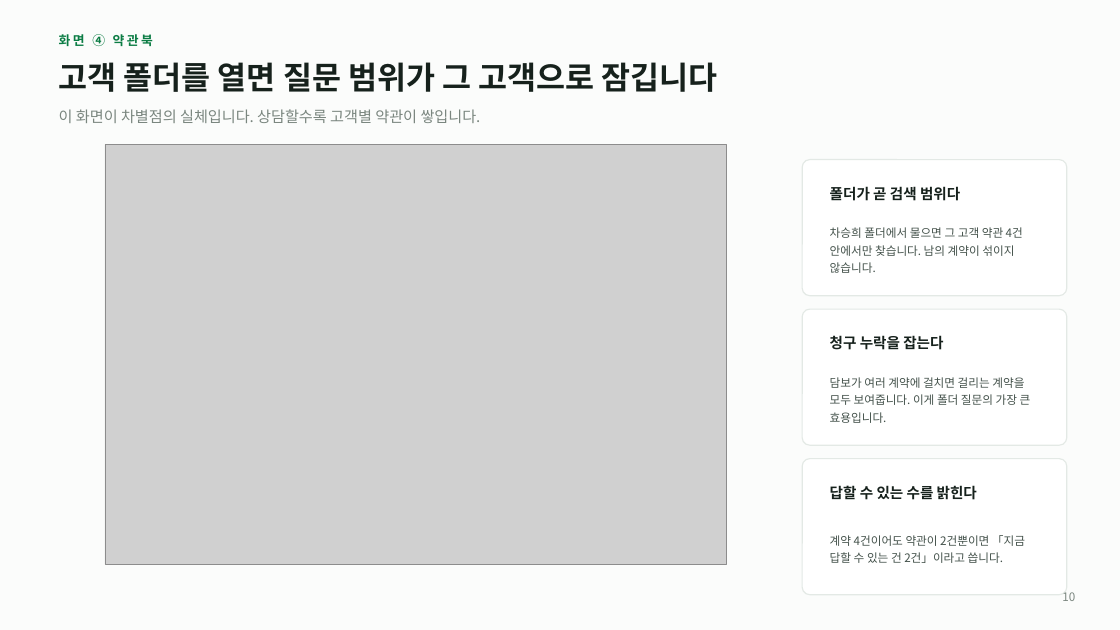
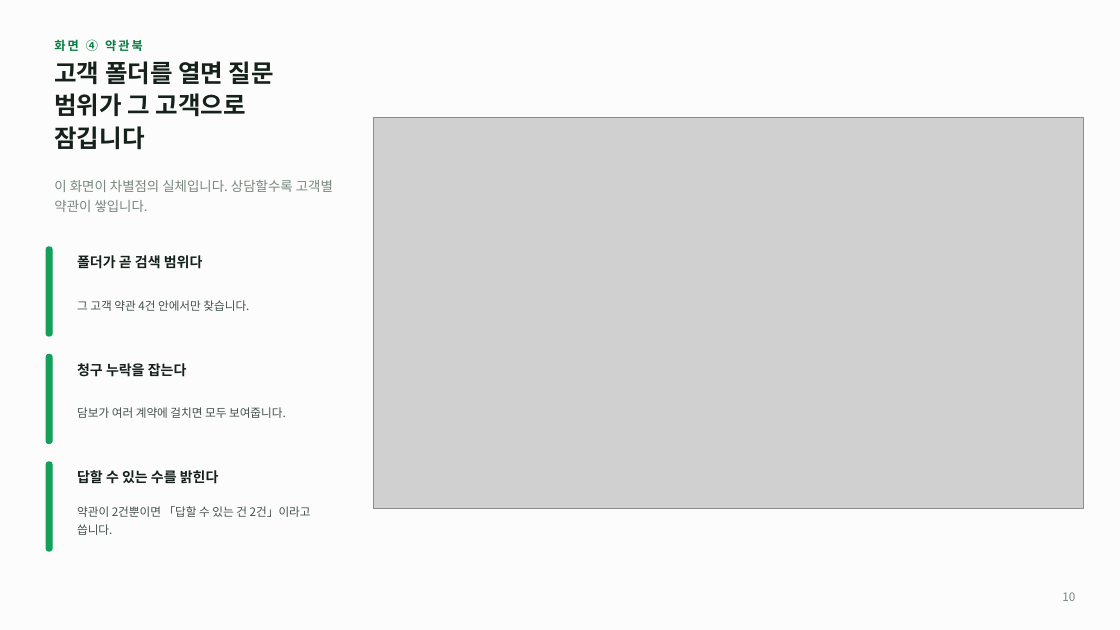
Before and after one commit to acathy870928-hash/chacha6377, a slide deck: slide 10 of docs/Insurance_AI_상담설계.pptx. Drawn at 1120x630 pixels with LibreOffice and Linux fonts; fonts in the diff are those of the drawing; grey boxes stand for pictures. Boxes give left, top, right and bottom in pixels: in the first picture for what was removed or moved away, otherwise in the second. Text is boxed around its words. In the diff, an @@ line names an element or a change of style, - is before the commit and + after.

```diff
--- a/docs/Insurance_AI_상담설계.pptx
+++ b/docs/Insurance_AI_상담설계.pptx
@@ text "고객 폴더를 열면 질문 범위가 ..." at (54,61,274,150): size 27 to 21 pt; line spacing 1 to 28pt @@
@@ text "화면 ④ 약관북" at (54,39,143,51): size 11 to 10.5 pt, letter spacing 2 to 1.8 pt @@
@@ picture added at (374,118,1084,508) @@
@@ picture removed at (105,145,727,565) @@
@@ text "이 화면이 차별점의 실체입니다. 상담할수록 ...": place and size @@
-text "이 화면이 차별점의 실체입니다. 상담할수록 ..." at (59,109,481,123)
+text "이 화면이 차별점의 실체입니다. 상담할수록 ..." at (54,180,333,212)
@@ text "이 화면이 차별점의 실체입니다. 상담할수록 ..." at (54,180,333,212): size 13 to 11.5 pt; line spacing 1 to 17pt @@
@@ rounded rectangle removed at (802,160,1067,296) @@
@@ text removed at (830,227,1023,273) @@
-차승희 폴더에서 물으면 그 고객 약관 4건 안에서만 찾습니다. 남의 계약이 섞이지 않습니다.
@@ rounded rectangle added at (46,247,52,336), fill #14A05A, outline #14A05A 1 pt @@
@@ text "폴더가 곧 검색 범위다": place and size @@
-text "폴더가 곧 검색 범위다" at (830,186,960,201)
+text "폴더가 곧 검색 범위다" at (77,255,203,269)
@@ text added at (77,300,249,311), 10 pt, text #44524B @@
+그 고객 약관 4건 안에서만 찾습니다.
@@ rounded rectangle removed at (802,309,1067,445) @@
@@ rounded rectangle added at (46,355,52,444), fill #14A05A, outline #14A05A 1 pt @@
@@ text "청구 누락을 잡는다": place and size @@
-text "청구 누락을 잡는다" at (830,335,943,350)
+text "청구 누락을 잡는다" at (77,363,187,377)
@@ text at (77,407,286,418): text changed @@
-담보가 여러 계약에 걸치면 걸리는 계약을 모두 보여줍니다. 이게 폴더 질문의 가장 큰 효용입니다.
+담보가 여러 계약에 걸치면 모두 보여줍니다.
@@ rounded rectangle added at (46,462,52,551), fill #14A05A, outline #14A05A 1 pt @@
@@ size 12.5 to 12 pt in 3 elements at (77,255,203,269), (77,363,187,377), (77,470,219,484) @@
@@ text "답할 수 있는 수를 밝힌다": place and size @@
-text "답할 수 있는 수를 밝힌다" at (830,485,977,500)
+text "답할 수 있는 수를 밝힌다" at (77,470,219,484)
@@ rounded rectangle removed at (802,459,1067,595) @@
@@ text at (77,506,311,535): text changed @@
-계약 4건이어도 약관이 2건뿐이면 「지금 답할 수 있는 건 2건」이라고 씁니다.
+약관이 2건뿐이면 「답할 수 있는 건 2건」이라고 씁니다.
```
Also in this commit, not shown: 6 other slides changed, 5 other files.
